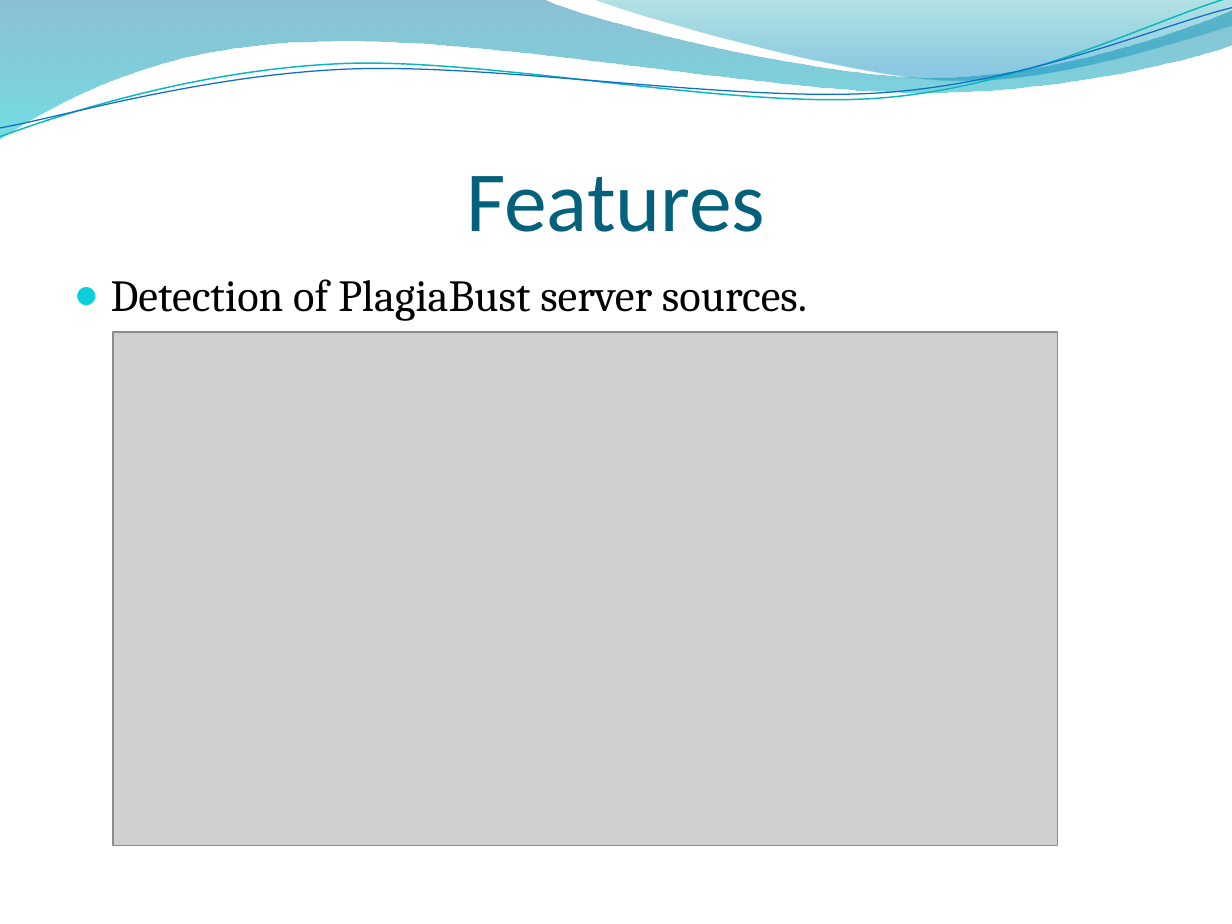
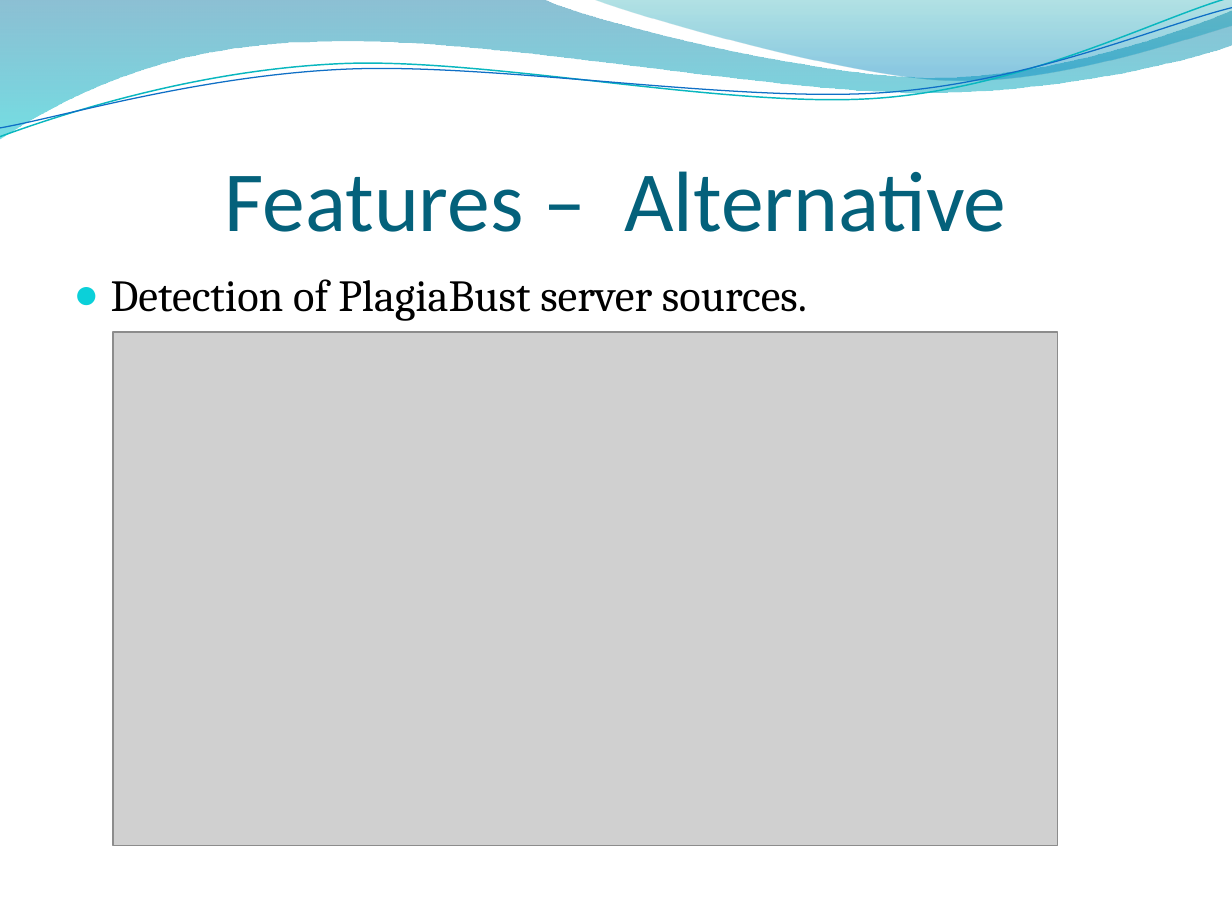
Before and after one commit to RizwanSaeedi/project-plagiabust, a slide deck: slide 9 of project docs/Final Presentation.pptx. Drawn at 1232x924 pixels with LibreOffice and Linux fonts; fonts in the diff are those of the drawing; grey boxes stand for pictures; background and template pictures are left out. Boxes give left, top, right and bottom in pixels: in the first picture for what was removed or moved away, otherwise in the second. Text is boxed around its words. In the diff, an @@ line names an element or a change of style, - is before the commit and + after.

```diff
--- a/project docs/Final Presentation.pptx
+++ b/project docs/Final Presentation.pptx
@@ title at [225, 171, 1006, 232]: text changed @@
-Features
+Features – Alternative
```
Also in this commit, not shown: 6 other slides changed, 1 slide added.
